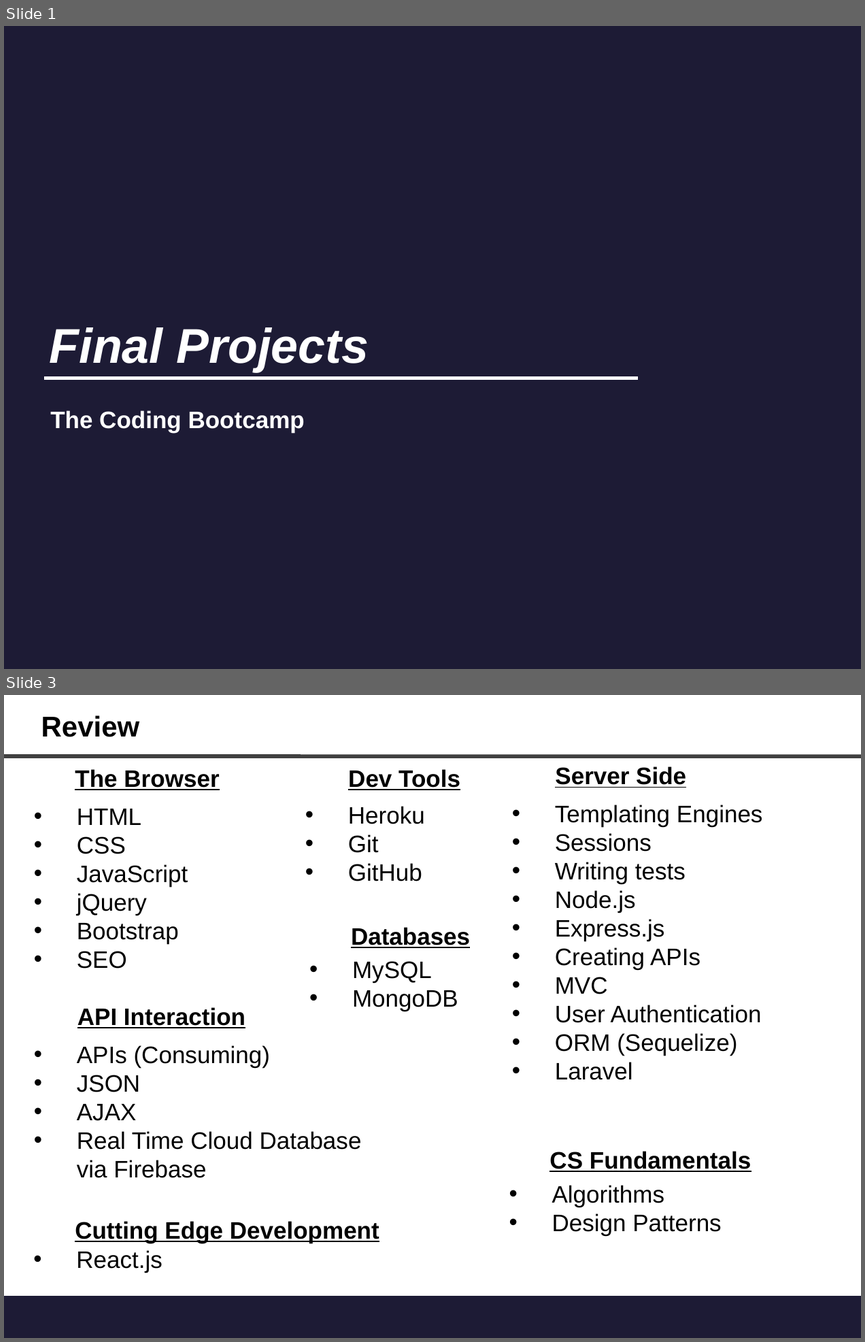
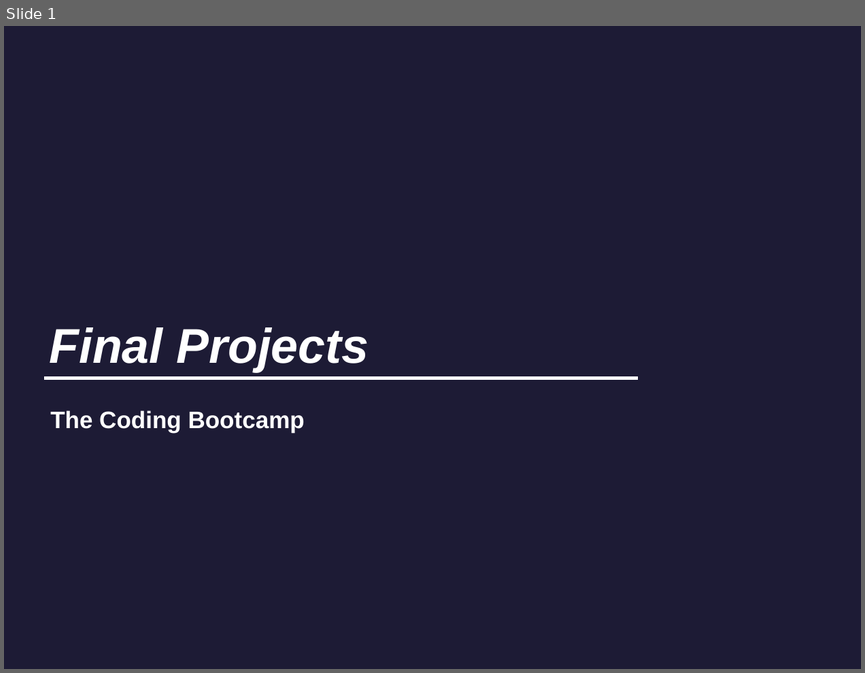
Before and after one commit to chaseleinart/FastFood, a slide deck: public/app_concept/FinalProject.odp. Shown one above the other, each under a label of ours: slides 1 and 3 before the commit, slide 1 after it; the slides between them are not shown. The pictures are 865x1342 and 865x673 pixels, drawn with LibreOffice and Linux fonts; fonts in the diff are those of the drawing; background and template pictures are left out. Boxes give left, top, right and bottom in pixels: in the first picture for what was removed or moved away, otherwise in the second. Text is boxed around its words. In the diff, an @@ line names an element or a change of style, - is before the commit and + after.

```diff
--- a/public/app_concept/FinalProject.odp
+++ b/public/app_concept/FinalProject.odp
@@ slide 3 removed at <box>4,695,861,1338</box>, background #FFFFFF @@
@@ title removed at <box>41,715,140,737</box> @@
-Review
@@ line removed from (4, 756) to (861, 757) @@
@@ text removed at <box>75,769,219,790</box> @@
-The Browser
@@ text removed at <box>348,769,460,790</box> @@
-Dev Tools
@@ text removed at <box>555,766,686,787</box> @@
-Server Side
@@ text removed at <box>77,809,188,968</box> @@
-• HTML
-• CSS
-• JavaScript
-• jQuery
-• Bootstrap
-• SEO
@@ text removed at <box>348,806,425,881</box> @@
-• Heroku
-• Git
-• GitHub
@@ text removed at <box>555,804,763,1055</box> @@
-• Templating Engines
-• Sessions
-• Writing tests
-• Node.js
-• Express.js
-• Creating APIs
-• MVC
-• User Authentication
-• ORM (Sequelize)
-• Laravel
@@ text removed at <box>351,927,470,948</box> @@
-Databases
@@ text removed at <box>352,961,458,1011</box> @@
-• MySQL
-• MongoDB
@@ text removed at <box>77,1007,245,1028</box> @@
-API Interaction
@@ text removed at <box>77,1045,362,1178</box> @@
-• APIs (Consuming)
-• JSON
-• AJAX
-• Real Time Cloud Database via Firebase
@@ text removed at <box>549,1151,751,1172</box> @@
-CS Fundamentals
@@ text removed at <box>552,1185,721,1236</box> @@
-• Algorithms
-• Design Patterns
@@ text removed at <box>75,1221,379,1242</box> @@
-Cutting Edge Development
@@ text removed at <box>76,1250,162,1272</box> @@
-• React.js
@@ rectangle removed at <box>4,1295,861,1338</box> @@
```
Also in this commit, not shown: 11 slides added, 20 other slides removed, 11 other files.
